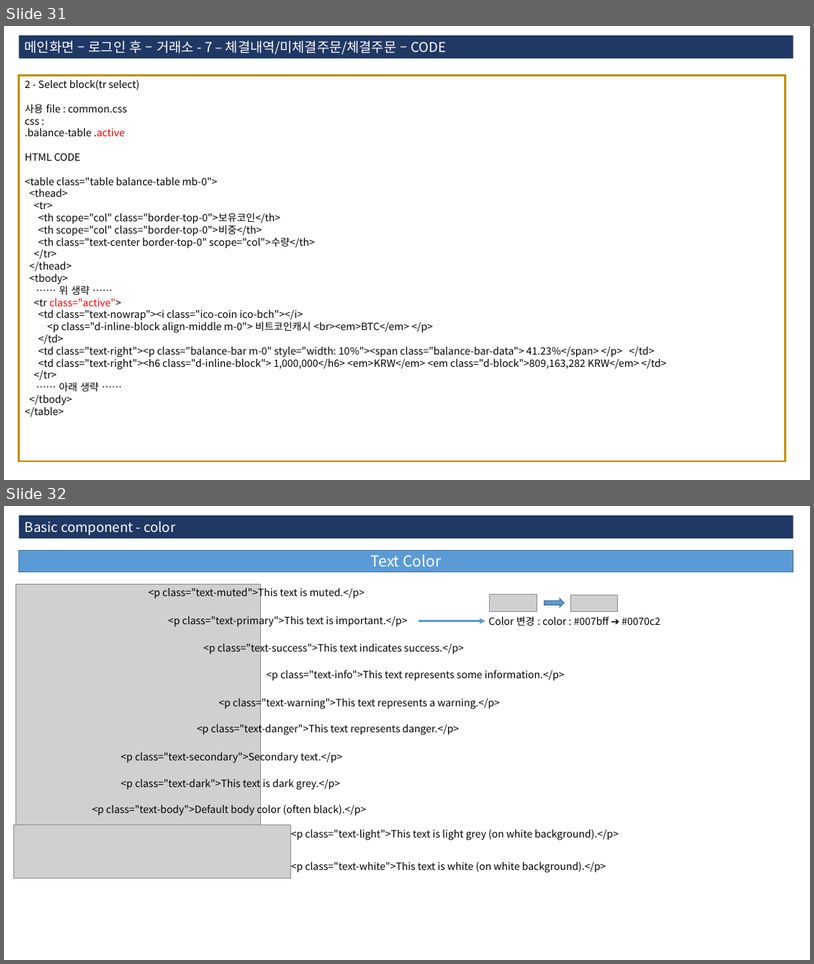
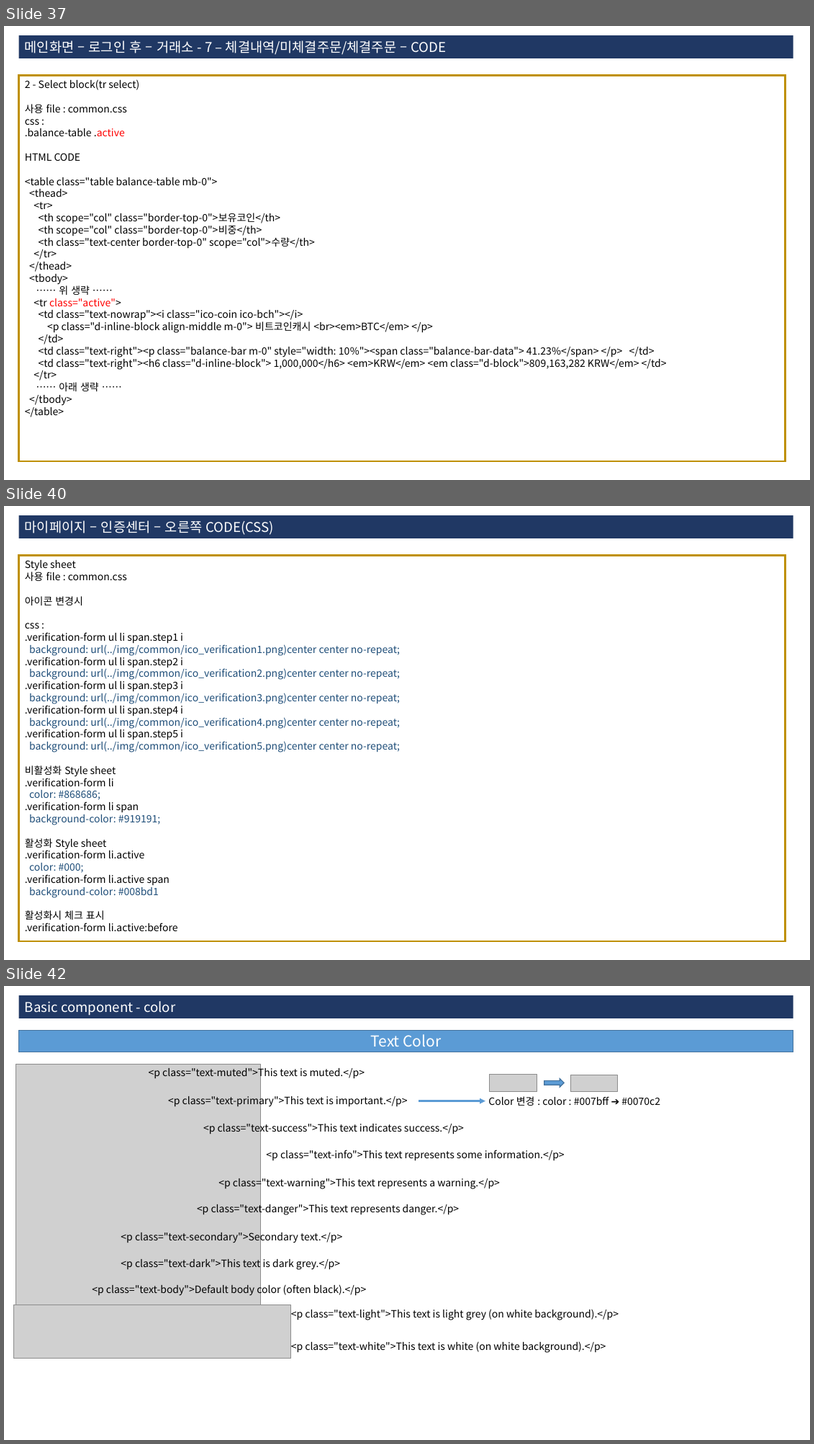
Before and after one commit to 3dwebart/html-publish, a slide deck: web/data/guide.pptx. Shown one above the other, each under a label of ours: slides 31 and 32 before the commit, slides 37, 40 and 42 after it; the slides between them are not shown. The pictures are 814x964 and 814x1444 pixels, drawn with LibreOffice and Linux fonts; fonts in the diff are those of the drawing; grey boxes stand for pictures. Boxes give left, top, right and bottom in pixels: in the first picture for what was removed or moved away, otherwise in the second. Text is boxed around its words. In the diff, an @@ line names an element or a change of style, - is before the commit and + after.

```diff
--- a/web/data/guide.pptx
+++ b/web/data/guide.pptx
@@ slide 40 added at (x1=4, y1=506, x2=810, y2=960), background #FFFFFF @@
@@ rectangle added at (x1=19, y1=515, x2=794, y2=538), fill #203864, 16 pt, text #FFFFFF @@
+마이페이지 – 인증센터 – 오른쪽 CODE(CSS)
@@ rectangle added at (x1=19, y1=556, x2=786, y2=942), fill #FFFFFF, outline #BF9000 2.25 pt, 12 pt, text #1F4E79 @@
+Style sheet
+사용 file : common.css
+아이콘 변경시
+css :
+.verification-form ul li span.step1 i
+background: url(../img/common/ico_verification1.png)center center no-repeat;
+.verification-form ul li span.step2 i
+background: url(../img/common/ico_verification2.png)center center no-repeat;
+.verification-form ul li span.step3 i
+background: url(../img/common/ico_verification3.png)center center no-repeat;
+.verification-form ul li span.step4 i
+background: url(../img/common/ico_verification4.png)center center no-repeat;
+.verification-form ul li span.step5 i
+background: url(../img/common/ico_verification5.png)center center no-repeat;
+비활성화 Style sheet
+.verification-form li
+color: #868686;
+.verification-form li span
+background-color: #919191;
+활성화 Style sheet
+.verification-form li.active
+color: #000;
+.verification-form li.active span
+background-color: #008bd1
+활성화시 체크 표시
+.verification-form li.active:before
@@ what was slide 31 is now slide 37 @@
@@ what was slide 32 is now slide 42 @@
```
Also in this commit, not shown: 8 slides changed, 10 other slides added, 3 other files.
